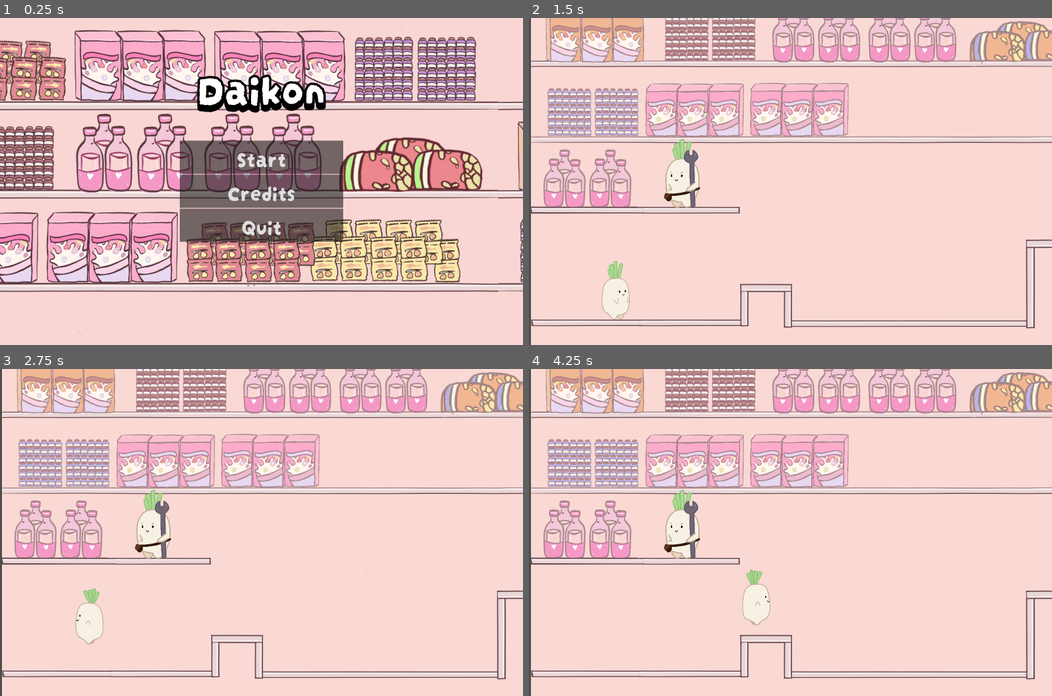
Above: before the commit, frames 1-4 (two rows, left to right).
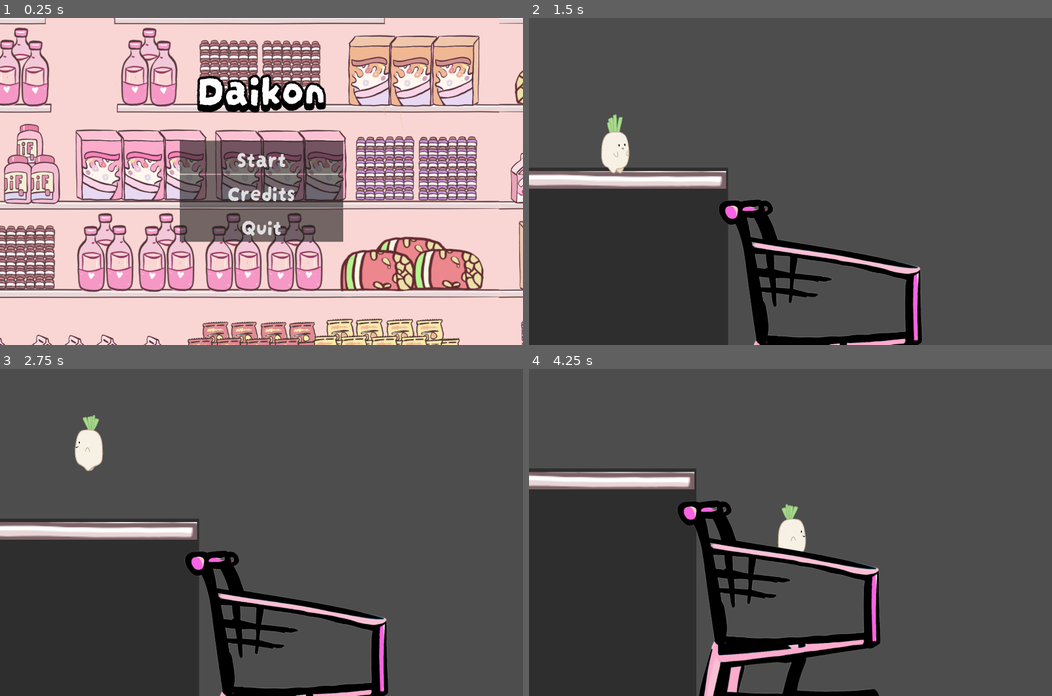
Above: after the commit, the same moments.

Repository: Boyquotes/daikon
Game: Godot game, scene res://main.tscn
The game is run twice, just before and just after one commit, with the same random seed, the same clock (stepped at 60 frames per second) and the same inputs. Sound files missing from this copy of the repository are replaced by a short silence.
Inputs:
- Up to frame 1 (0.25 s): no input
- Up to frame 2 (1.5 s): click "Start" at 0.5 s; hold D (right) from 1.28 s (still down); hold Shift (sprint) from 1.28 s (still down)
- Up to frame 3 (2.75 s): tap W (jump) at 1.52, 2.27 s; release D (right) at 2.03 s; release Shift (sprint) at 2.03 s; hold A (left) from 2.03 s (still down); tap Shift (sprint) at 2.1 s
- Up to frame 4 (4.25 s): release A (left) at 2.78 s; hold Shift (sprint) 2.78-3.53 s; hold D (right) from 2.78 s (still down); tap Shift (sprint) at 3.6 s; tap W (jump) at 3.77 s

The runs differ from the first frame. In frame 1, 54% of the frame differs, in the area x 0-100%, y 0-100%; in frame 2, 99%; in frame 3, 99%; in frame 4, 99%.

Commit message:
changed color of cart and tweaked background a little

Diff:
--- a/bg.tscn
+++ b/bg.tscn
@@ -1,6 +1,6 @@
-[gd_scene load_steps=3 format=3 uid="uid://c0xvo8vrljipg"]
+[gd_scene load_steps=3 format=3 uid="uid://b0q0hqrlb85q1"]
 
-[ext_resource type="Texture2D" uid="uid://b6irme7o83w28" path="res://assets/bg/bg1.jpeg" id="1_tbg6h"]
+[ext_resource type="Texture2D" uid="uid://dmmhrw7p0ywqr" path="res://assets/bg/new_background.png" id="1_46lf2"]
 
 [sub_resource type="GDScript" id="GDScript_ic5gg"]
 script/source = "extends ParallaxBackground
@@ -20,5 +20,6 @@
 motion_mirroring = Vector2(4096, 2.08165e-12)
 
 [node name="Background" type="Sprite2D" parent="Parallax Layer"]
+position = Vector2(6, 547)
 scale = Vector2(2, 2)
-texture = ExtResource("1_tbg6h")
+texture = ExtResource("1_46lf2")
--- a/levels/intro_pt_1.tscn
+++ b/levels/intro_pt_1.tscn
@@ -50,7 +50,7 @@
 
 [node name="CollisionShape2D" type="CollisionShape2D" parent="StaticBody2D"]
 light_mask = 3
-position = Vector2(392, 1430)
+position = Vector2(401, 1430)
 shape = SubResource("RectangleShape2D_nvmih")
 
 [node name="CollisionShape2D2" type="CollisionShape2D" parent="StaticBody2D"]
--- a/levels/level_2.tscn
+++ b/levels/level_2.tscn
@@ -1,8 +1,8 @@
 [gd_scene load_steps=8 format=3 uid="uid://bdyyw1icp3vcr"]
 
+[ext_resource type="Texture2D" uid="uid://bvvvjlcl504qe" path="res://assets/objects/scale.png" id="1_db2tv"]
 [ext_resource type="PackedScene" uid="uid://d12v1rqhcdog7" path="res://player.tscn" id="1_gglu5"]
 [ext_resource type="PackedScene" uid="uid://bbijw8civ21j0" path="res://objects/cart.tscn" id="2_b7nso"]
-[ext_resource type="PackedScene" uid="uid://c5u5ffkmknhpw" path="res://objects/blueberry.tscn" id="3_x7p28"]
 
 [sub_resource type="RectangleShape2D" id="RectangleShape2D_ensoy"]
 size = Vector2(8600.75, 853)
@@ -42,6 +42,11 @@
 offset_right = 600.0
 offset_bottom = 615.0
 
+[node name="Sprite2D" type="Sprite2D" parent="Ground/Ground Collision2"]
+position = Vector2(66, -543.03)
+scale = Vector2(5.29271, 3.76471)
+texture = ExtResource("1_db2tv")
+
 [node name="Ground Collision3" type="CollisionShape2D" parent="Ground"]
 position = Vector2(8628, 1119.03)
 shape = SubResource("RectangleShape2D_qfkn2")
@@ -59,9 +64,6 @@
 limit_right = 8192
 limit_bottom = 2880
 
-[node name="blueberry" parent="." instance=ExtResource("3_x7p28")]
-position = Vector2(1279, 1041)
-
 [node name="cart" parent="." instance=ExtResource("2_b7nso")]
 position = Vector2(1104, 1073)
 
--- a/main.tscn
+++ b/main.tscn
@@ -16,7 +16,7 @@
 
 
 func _on_start_pressed():
-	tree.change_scene_to_file('res://levels/intro_pt_1.tscn')
+	tree.change_scene_to_file('res://levels/level_2.tscn')
 
 
 func _on_quit_pressed():
--- a/objects/cart.tscn
+++ b/objects/cart.tscn
@@ -1,6 +1,6 @@
 [gd_scene load_steps=3 format=3 uid="uid://bbijw8civ21j0"]
 
-[ext_resource type="Texture2D" uid="uid://bthfgvqnktkuo" path="res://assets/objects/cart.png" id="1_q4i46"]
+[ext_resource type="Texture2D" uid="uid://b644co46m226h" path="res://assets/objects/cart-PhotoRoom.png" id="1_dq1wg"]
 
 [sub_resource type="CircleShape2D" id="CircleShape2D_m37c3"]
 radius = 60.075
@@ -11,9 +11,10 @@
 mass = 100.0
 
 [node name="Cart" type="Sprite2D" parent="."]
-texture = ExtResource("1_q4i46")
+texture = ExtResource("1_dq1wg")
 
 [node name="Cart Collision Shape" type="CollisionPolygon2D" parent="."]
+position = Vector2(-31, 4)
 polygon = PackedVector2Array(-304, 337, -247, 101, -282, -290, -249, -297, -190, -1, -198, 115, 333, 65, 326, -180, 374, -187, 378, 87, -209, 162, -234, 284, 356, 265, 349, 340)
 
 [node name="Back Wheel Collision" type="RigidBody2D" parent="."]
@@ -37,7 +38,7 @@
 mass = 15.0
 
 [node name="Front Wheel Collision Shape" type="CollisionShape2D" parent="Front Wheel Collision"]
-position = Vector2(249, 416)
+position = Vector2(215, 415)
 shape = SubResource("CircleShape2D_m37c3")
 
 [node name="Panel" type="Panel" parent="Front Wheel Collision/Front Wheel Collision Shape"]
@@ -52,6 +53,6 @@
 node_b = NodePath("../Back Wheel Collision")
 
 [node name="Front Joint" type="PinJoint2D" parent="."]
-position = Vector2(249, 417)
+position = Vector2(214, 415)
 node_a = NodePath("..")
 node_b = NodePath("../Front Wheel Collision")
--- a/player.tscn
+++ b/player.tscn
@@ -20,7 +20,7 @@
 const SPRINT_COOLDOWN = 2.0
 const AIR_ACCEL = 100.0
 const AIR_DEACCEL = 10000000.0
-const JUMP_VELOCITY = 680.0
+const JUMP_VELOCITY = 1000.0
 
 var anim := ''
 var siding_left := false
Binary file added: assets/bg/new_background.png
Not shown, added: assets/bg/new_background.png.import
Binary file added: assets/objects/cart-PhotoRoom.png
Not shown, added: assets/objects/cart-PhotoRoom.png.import
Not shown: 1 places in main.tscn that only renumber resources
